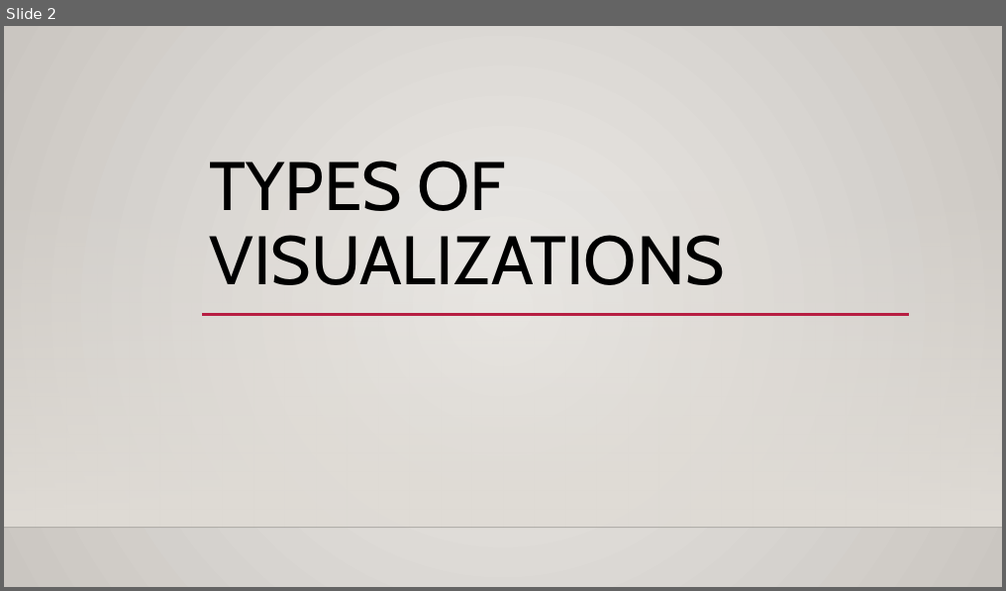
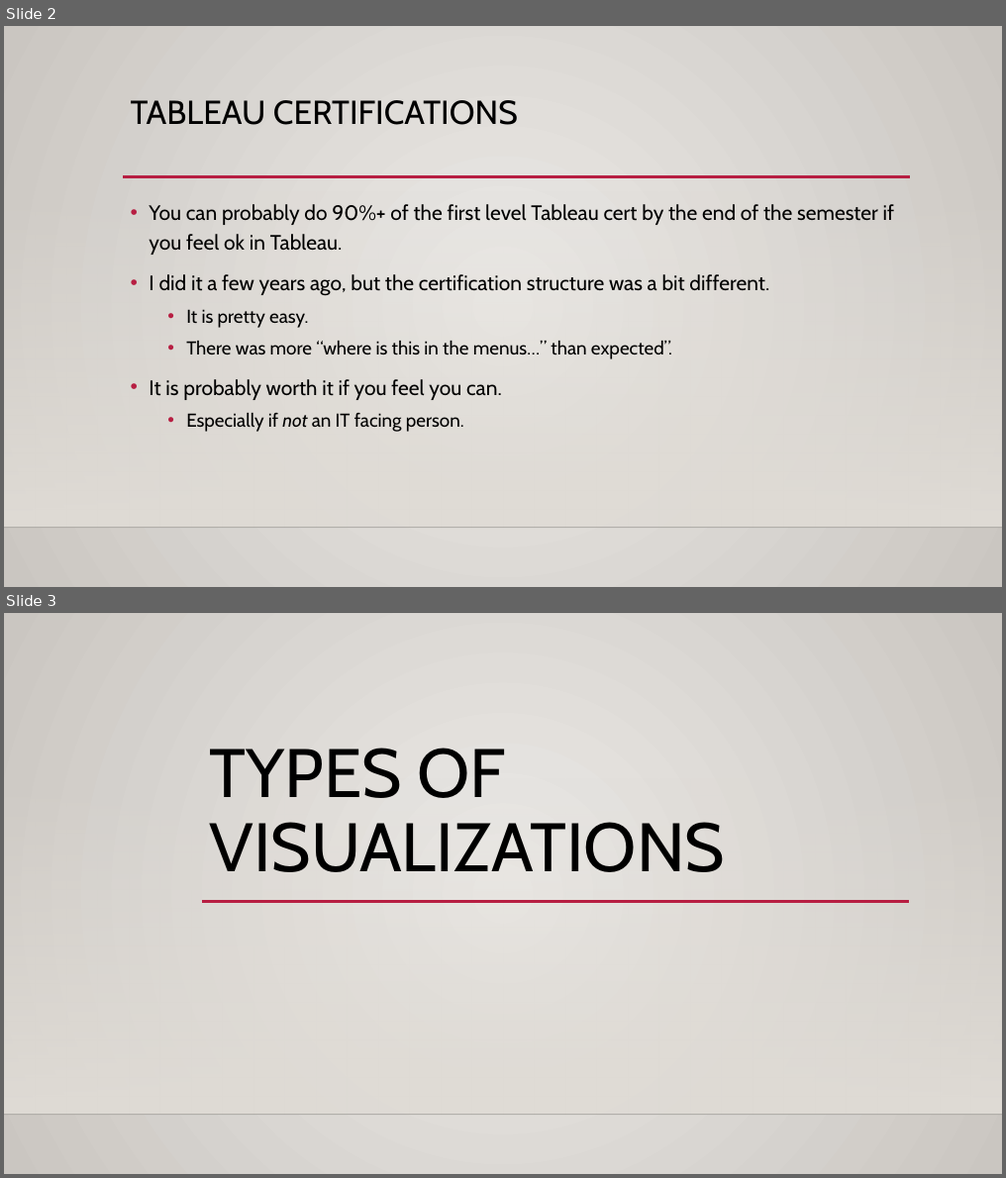
Before and after one commit to AkeemSemper/ml_datasets, a slide deck: slides/chapter_5.pptx. Shown one above the other, each under a label of ours: slide 2 before the commit, slides 2 and 3 after it. The pictures are 1006x591 and 1006x1178 pixels, drawn with LibreOffice and Linux fonts; fonts in the diff are those of the drawing; background and template pictures are left out. Boxes give left, top, right and bottom in pixels: in the first picture for what was removed or moved away, otherwise in the second. Text is boxed around its words. In the diff, an @@ line names an element or a change of style, - is before the commit and + after.

```diff
--- a/slides/chapter_5.pptx
+++ b/slides/chapter_5.pptx
@@ slide 2 added at <box>4,26,1002,587</box>, background gradient #ECEAE7 to #CAC7C1; not listed: 2 template elements that a slide beside it also shows @@
@@ title added at <box>131,100,518,125</box>, 32 pt, text #000000 @@
+TABLEAU CERTIFICATIONS
@@ line added from (123, 177) to (910, 177), #B71E42 2.5 pt @@
@@ text added at <box>149,204,894,432</box>, 20 pt, text #000000 @@
+• You can probably do 90%+ of the first level Tableau cert by the end of the semester if you feel ok in Tableau.
+• I did it a few years ago, but the certification structure was a bit different.
+  • It is pretty easy.
+  • There was more “where is this in the menus…” than expected”.
+• It is probably worth it if you feel you can.
+  • Especially if not an IT facing person.
@@ what was slide 2 is now slide 3 @@
```
Also in this commit, not shown: 15 slides changed, 1 other slide added, 1 slide removed.
